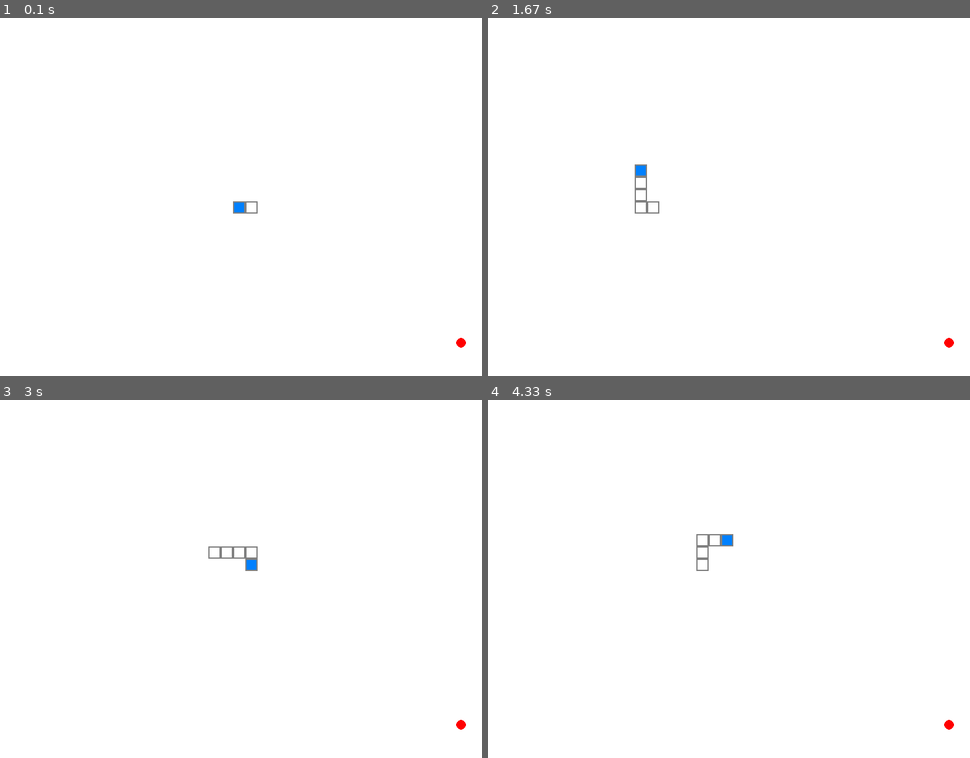
Above: before the commit, frames 1-4 (two rows, left to right).
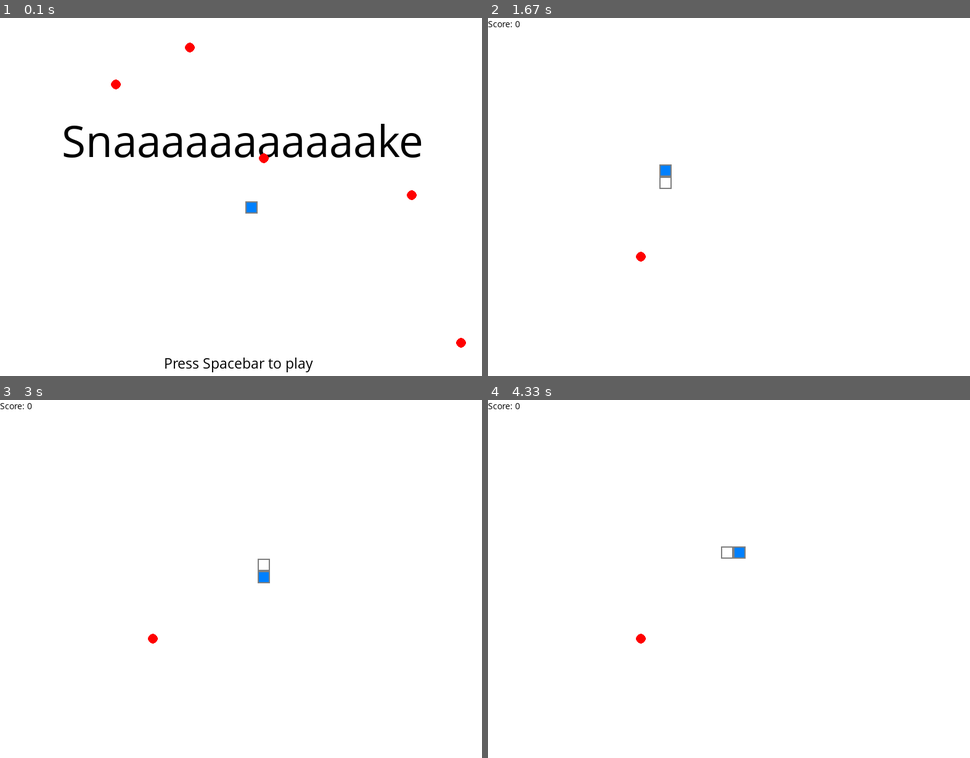
Above: after the commit, the same moments.

Repository: rdeorajh/pyGames
Game: pygame game, started from snakeGame.py
Same seed, same stepped clock (60 frames per second), same inputs: the game is played once before the commit and once after it.
Inputs:
- Up to frame 1 (0.1 s): no input
- Up to frame 2 (1.67 s): tap Space at 0.33, 1.23 s; hold Up 1.17-1.63 s
- Up to frame 3 (3 s): hold Right 1.67-2.13 s; tap Space at 1.73, 2.23, 2.8 s; hold Left 2.17-2.7 s; hold Down from 2.73 s (still down)
- Up to frame 4 (4.33 s): release Down at 3.13 s; hold Left 3.17-3.57 s; tap Space at 3.23, 3.67, 4.1 s; hold Up 3.6-4 s; hold Right from 4.03 s (still down)

The runs differ from the first frame. In frame 1, 2.7% of the frame differs, in the area x 13-88%, y 6-99%; in frame 2, 0.5%; in frame 3, 0.5%; in frame 4, 0.5%.

Commit message:
Added in prompts. First build is done

Diff:
--- a/snakeGame.py
+++ b/snakeGame.py
@@ -15,6 +15,36 @@
     def drawWindow(self):
         self.win.fill((255,255,255))
 
+def displayTitleText(titleTextString, winObj):
+    font = pygame.font.SysFont('Comic Sans MS',75)
+    screenSurf = font.render(titleTextString,1,(0,0,0))
+    winObj.win.blit(screenSurf,(winObj.screenWidth//8, winObj.screenHeight//4))
+
+    #prompt
+    font2 = pygame.font.SysFont('Comic Sans MS',25)
+    prompt = font2.render("Press Spacebar to play",1,(0,0,0))
+    winObj.win.blit(prompt,(winObj.screenWidth//3, winObj.screenHeight//1.1))
+
+def displayPlayAgainText(winObj, score):
+    font = pygame.font.SysFont('Comic Sans MS',75)
+    screenSurf = font.render("Play Again?",1,(0,0,0))
+    winObj.win.blit(screenSurf,(winObj.screenWidth//3.9, winObj.screenHeight//4))
+
+    if score >=200:
+        specFont = pygame.font.SysFont('Comic Sans MS',50,True)
+        specRender = specFont.render("You're a snake god.",1,(0,0,0))
+        winObj.win.blit(specRender,(winObj.screenWidth//5, winObj.screenHeight//1.75))
+
+    #prompt
+    font2 = pygame.font.SysFont('Comic Sans MS',25)
+    prompt = font2.render("Press Spacebar to play",1,(0,0,0))
+    winObj.win.blit(prompt,(winObj.screenWidth//3, winObj.screenHeight//1.1))
+
+def displayScoreText(score,winObj):
+    font = pygame.font.SysFont('Comic Sans MS',15)
+    scoreRender = font.render("Score: " + str(score),1,(0,0,0))
+    winObj.win.blit(scoreRender,(0,0))
+
 def collision(snakeWinObj,snakeObj):
     collide = False
     xHead = snakeObj.X[0]
@@ -22,7 +52,6 @@
     #Collision with itself
     for i in range(1, snakeObj.tailSize):
         if xHead == snakeObj.X[i] and yHead == snakeObj.Y[i]:
-            #print("Collision!!!!!!")
             collide = True
     return collide
 
@@ -32,14 +61,12 @@
     yHead = snakeObj.Y[0]
 
     if xHead == foodObj.xFood and yHead == foodObj.yFood:
-        #print("Food!")
         eatFood = True
-
     return eatFood
 
 
 #Game Variables
-crash = False
+crash = True
 score = 0
 scrWidth = 800
 scrHeight = 600
@@ -48,19 +75,29 @@
 snakeLenInc = 5
 foodHitbox = False
 
+scoreFont = pygame.font.SysFont('Comic Sans MS',30)
+scoreFontSurf = scoreFont.render("Some Text", 1, (0,0,0))
+#titleFont = pygame.font.SysFont()
 
 snakeWin = windowObject(scrWidth,scrHeight)
 snakeWin.drawWindow()
+displayTitleText("Snaaaaaaaaaaake", snakeWin)
+snake1 = snake(scrWidth/2,scrHeight/2,blockSize)
+snake1.draw(snakeWin)
+pygame.display.update()
+del snake1
 while run:
     clock.tick(60)
 
     #On Startup
     delayTime = 150
+    score = 0
     snake1 = snake(scrWidth/2,scrHeight/2,blockSize)
-    snake1.updateSnakeSize(snakeLenInc)
+    snake1.updateSnakeSize(2)
     snake1.left = True #Get rid of this later
     food = snakeFood(blockSize,snakeWin)
     food.newFoodPos(snake1,snakeWin)
+
 
     food.drawFood(snakeWin, foodHitbox)
     snake1.draw(snakeWin)
@@ -80,23 +117,28 @@
 
         if eatFoodCheck(food,snake1):
             score += 10
-            #print(score)
             snake1.updateSnakeSize(snakeLenInc)
             food.newFoodPos(snake1,snakeWin)
             if delayTime > 50:
                 delayTime -= delayStep
             elif delayTime > 0:
                 delayTime -= delayStep//2
-            print(delayTime)
 
         #Draw
         snakeWin.drawWindow()
         snake1.draw(snakeWin)
         food.drawFood(snakeWin,foodHitbox)
+        displayScoreText(score,snakeWin)
         pygame.display.update()
 
+        if crash:
+            displayPlayAgainText(snakeWin, score)
+            pygame.display.update()
         #DelayTimer
         pygame.time.delay(delayTime)
+
+    #displayTitleText("Play Again?", snakeWin)
+    #pygame.display.update()
 
     for event in pygame.event.get():
         if event.type == pygame.QUIT:
